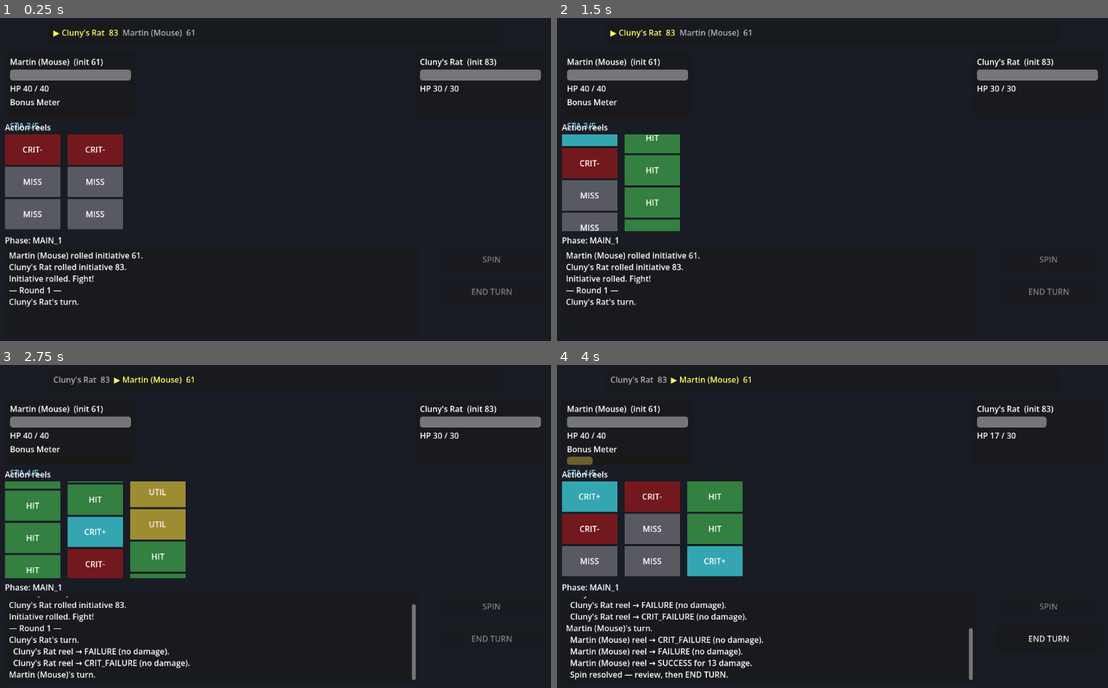
Above: before the commit, frames 1-4 (two rows, left to right).
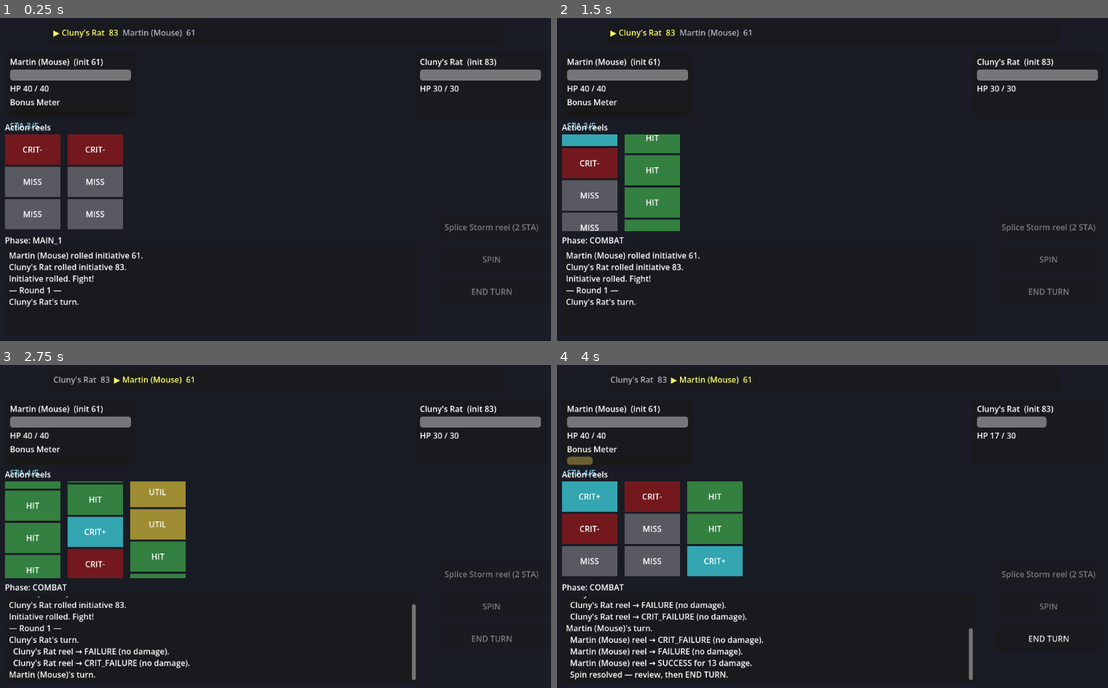
Above: after the commit, the same moments.

Repository: djkipyaboy/bunnies
Game: Godot game, scene res://combat/combat.tscn
Two runs of this game, one before a commit and one after it. Both use one fixed random seed, a clock stepped at 60 frames per second and the inputs below.
Inputs:
- Up to frame 1 (0.25 s): no input
- Up to frame 2 (1.5 s): tap Enter at 0.5 s
- Up to frame 3 (2.75 s): click "SPIN" at 2 s
- Up to frame 4 (4 s): no input

The runs differ from the first frame. In frame 1, 0.1% of the frame differs, in the area x 80-98%, y 63-67%; in frame 2, 0.2%, in the area x 5-98%, y 63-71%; in frame 3, 0.2%; in frame 4, 0.2%.

Commit message:
feat(combat): interactive Main 1 + Storm splice button; spin from turn_reels
Refresh Main-1 action buttons after _awaiting_player_spin is set so the
splice button actually enables on the player's turn.

Co-Authored-By: Claude Opus 4.8 <noreply@anthropic.com>

Diff:
--- a/combat/combat.gd
+++ b/combat/combat.gd
@@ -23,8 +23,11 @@
 var _log_box: RichTextLabel
 var _spin_button: Button
 var _end_turn_button: Button
+var _splice_button: Button
 var _strips_box: HBoxContainer
 var _overlay: Panel
+
+var _storm_type: DamageType
 
 var _attacker: Combatant
 var _defender: Combatant
@@ -47,6 +50,8 @@
 	var slashing: DamageType = load("res://combat/resources/types/slashing.tres")
 	var crushing: DamageType = load("res://combat/resources/types/crushing.tres")
 	var earth: DamageType = load("res://combat/resources/types/earth.tres")
+	var storm: DamageType = load("res://combat/resources/types/storm.tres")
+	_storm_type = storm
 
 	_resolver = CombatResolver.new()
 	add_child(_resolver)
@@ -157,6 +162,13 @@
 	_end_turn_button.disabled = true
 	add_child(_end_turn_button)
 
+	_splice_button = Button.new()
+	_splice_button.text = "Splice Storm reel (2 STA)"
+	_splice_button.position = Vector2(900, 392)
+	_splice_button.custom_minimum_size = Vector2(210, 52)
+	_splice_button.disabled = true
+	add_child(_splice_button)
+
 	_build_overlay()
 
 	(_panels[_pc] as CombatantPanel).bind(_pc)
@@ -195,6 +207,7 @@
 	_phase_manager.turn_finished.connect(_on_turn_finished)
 	_spin_button.pressed.connect(_on_spin_pressed)
 	_end_turn_button.pressed.connect(_on_end_turn_pressed)
+	_splice_button.pressed.connect(_on_splice_pressed)
 
 func _start_combat() -> void:
 	_turn_manager.roll_initiative()
@@ -220,8 +233,9 @@
 	_defender = _enemy if c == _pc else _pc
 	_turn_order_bar.set_current(c)
 	_log("%s's turn." % c.display_name)
-	_phase_manager.start_turn()  # runs Upkeep → Main 1 → Combat, pauses for the spin
-	_prepare_strips(c.weapon.reels)
+	c.begin_turn()
+	_phase_manager.start_turn()  # runs Upkeep → Main 1, pauses for Main-1 actions
+	_prepare_strips(c.turn_reels)
 	_end_turn_button.disabled = true
 	if c.is_player:
 		_awaiting_player_spin = true
@@ -230,6 +244,8 @@
 		_awaiting_player_spin = false
 		_spin_button.disabled = true
 		get_tree().create_timer(ENEMY_THINK_DELAY).timeout.connect(_do_spin, CONNECT_ONE_SHOT)
+	# Refresh AFTER _awaiting_player_spin is set — the splice button's enabled state reads it.
+	_refresh_main1_actions()
 
 func _on_phase_changed(phase: PhaseManager.Phase) -> void:
 	_phase_label.text = "Phase: %s" % PhaseManager.Phase.keys()[phase]
@@ -248,7 +264,26 @@
 		return
 	_awaiting_player_spin = false
 	_spin_button.disabled = true
+	_splice_button.disabled = true
+	_phase_manager.proceed_to_combat()  # commit Main 1 → enter Combat
 	_do_spin()
+
+## [ASSUMPTION] splice cost 2 Stamina, band ceiling 5 (CLAUDE.md §4).
+func _on_splice_pressed() -> void:
+	if not _awaiting_player_spin:
+		return
+	if _attacker.try_splice_reel(_storm_type, _attacker.weapon.base_damage, 2, 5):
+		_prepare_strips(_attacker.turn_reels)
+		_log("  %s splices a Storm reel (now %d reels)." % [_attacker.display_name, _attacker.turn_reels.size()])
+		(_panels[_attacker] as CombatantPanel).refresh_resources()
+	_refresh_main1_actions()
+
+## Enables/disables the Main-1 action buttons for the current player turn.
+func _refresh_main1_actions() -> void:
+	var is_player_main1: bool = _awaiting_player_spin and _attacker != null and _attacker.is_player
+	var pool: ResourcePool = _attacker.resource_pool if _attacker != null else null
+	_splice_button.disabled = not (is_player_main1 and pool != null \
+		and pool.can_afford({&"stamina": 2}) and _attacker.turn_reels.size() < 5)
 
 func _prepare_strips(reels: Array[ActionReel]) -> void:
 	for child in _strips_box.get_children():
@@ -259,7 +294,9 @@
 		strip.configure(reel)
 
 func _do_spin() -> void:
-	var reels: Array[ActionReel] = _attacker.weapon.reels
+	if _phase_manager.current_phase != PhaseManager.Phase.COMBAT:
+		_phase_manager.proceed_to_combat()  # enemy auto-commit (player committed in _on_spin_pressed)
+	var reels: Array[ActionReel] = _attacker.turn_reels
 	var attacks: Array = _resolver.resolve_combat_phase(reels, _attacker.weapon.base_damage, _defender.defense_type)
 	_pending_strips = attacks.size()
 	var strips: Array = _strips_box.get_children()
@@ -294,6 +331,7 @@
 		_finish_spin()
 
 func _finish_spin() -> void:
+	_splice_button.disabled = true
 	# If the spin ended the fight, go straight to the result — no End Turn needed.
 	if _turn_manager.is_combat_over():
 		_phase_manager.resume_after_combat()  # → turn_finished → advance_turn → combat_ended
--- a/tests/test_combat_loop.gd
+++ b/tests/test_combat_loop.gd
@@ -50,7 +50,8 @@
 		return
 	var defender: Combatant = _enemy if c == _pc else _pc
 	c.on_upkeep()
-	var attacks: Array = _resolver.resolve_combat_phase(c.weapon.reels, c.weapon.base_damage, defender.defense_type)
+	c.begin_turn()
+	var attacks: Array = _resolver.resolve_combat_phase(c.turn_reels, c.weapon.base_damage, defender.defense_type)
 	for a in attacks:
 		defender.take_damage(a.final_damage)
 		c.bonus_meter.charge(a.face.result_tier)
